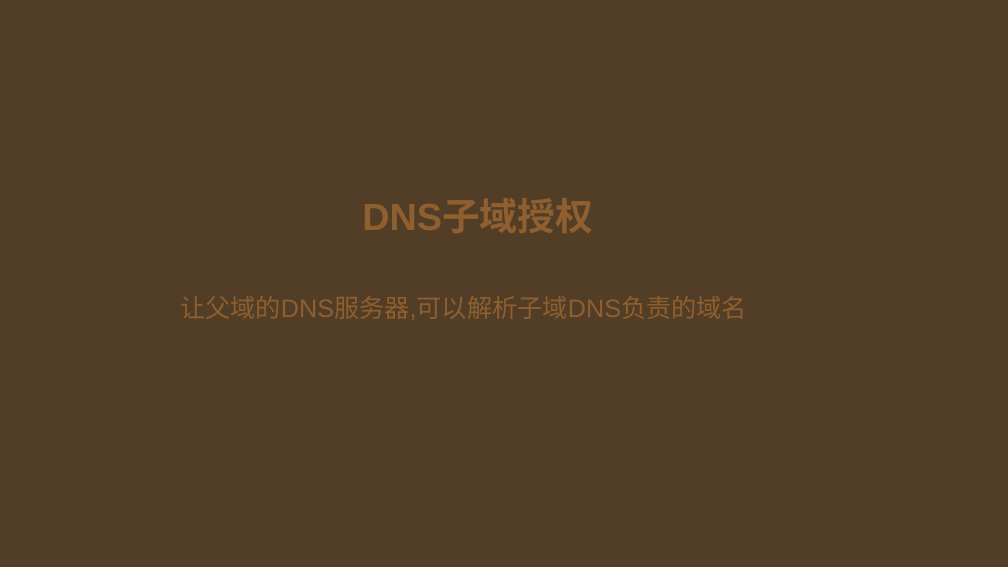
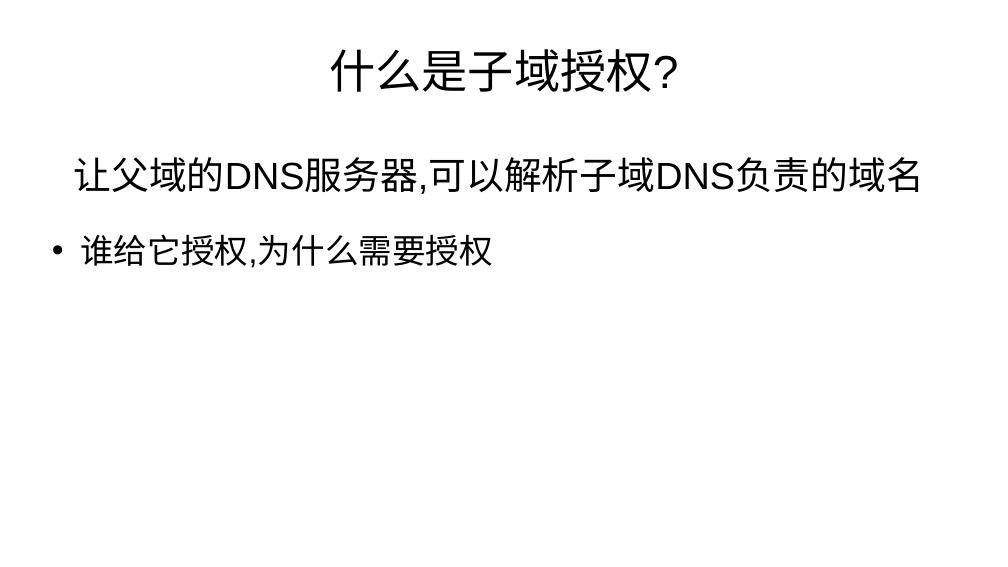
Before and after one commit to fgfg56784/johnlee, a slide deck: slide 3 of DNS子域授权.pptx (slide 1 before the commit). Drawn at 1008x567 pixels with LibreOffice and Linux fonts; fonts in the diff are those of the drawing; background and template pictures are left out. Boxes give left, top, right and bottom in pixels: in the first picture for what was removed or moved away, otherwise in the second. Text is boxed around its words. In the diff, an @@ line names an element or a change of style, - is before the commit and + after.

Commit message:
dns

```diff
--- a/DNS子域授权.pptx
+++ b/DNS子域授权.pptx
@@ background picture (left out) to #FFFFFF @@
@@ title added at [329,49,678,92], 44 pt, text #000000 @@
+什么是子域授权?
@@ text "让父域的DNS服务器,可以解析子域DNS负责的域名": place and size @@
-text "让父域的DNS服务器,可以解析子域DNS负责的域名" at [180,296,747,320]
+text "让父域的DNS服务器,可以解析子域DNS负责的域名" at [74,157,924,194]
@@ text "让父域的DNS服务器,可以解析子域DNS负责的域名" at [74,157,924,194]: size 24 to 36 pt, text colour #8F5F2F to #000000; alignment left to centre; less space between paragraphs @@
@@ title removed at [362,201,593,233] @@
-DNS子域授权
@@ text added at [80,234,493,268], 32 pt, text #000000 @@
+• 谁给它授权,为什么需要授权
```
Also in this commit, not shown: 8 slides added, 4 slides removed.
